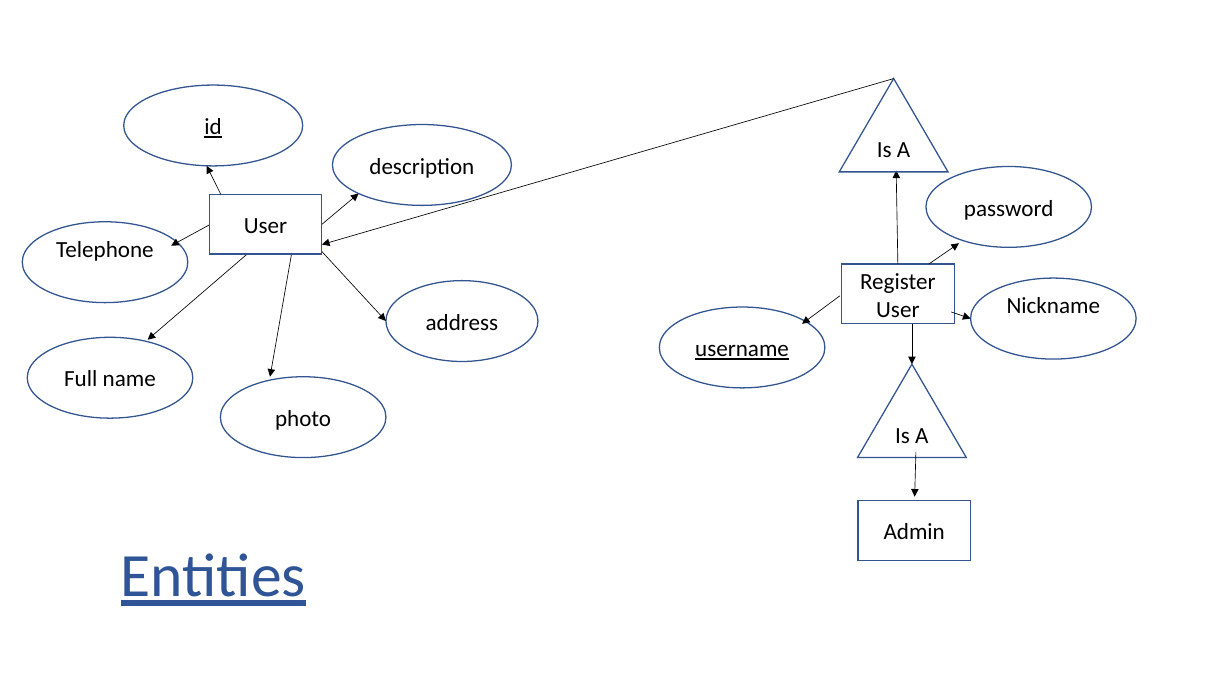
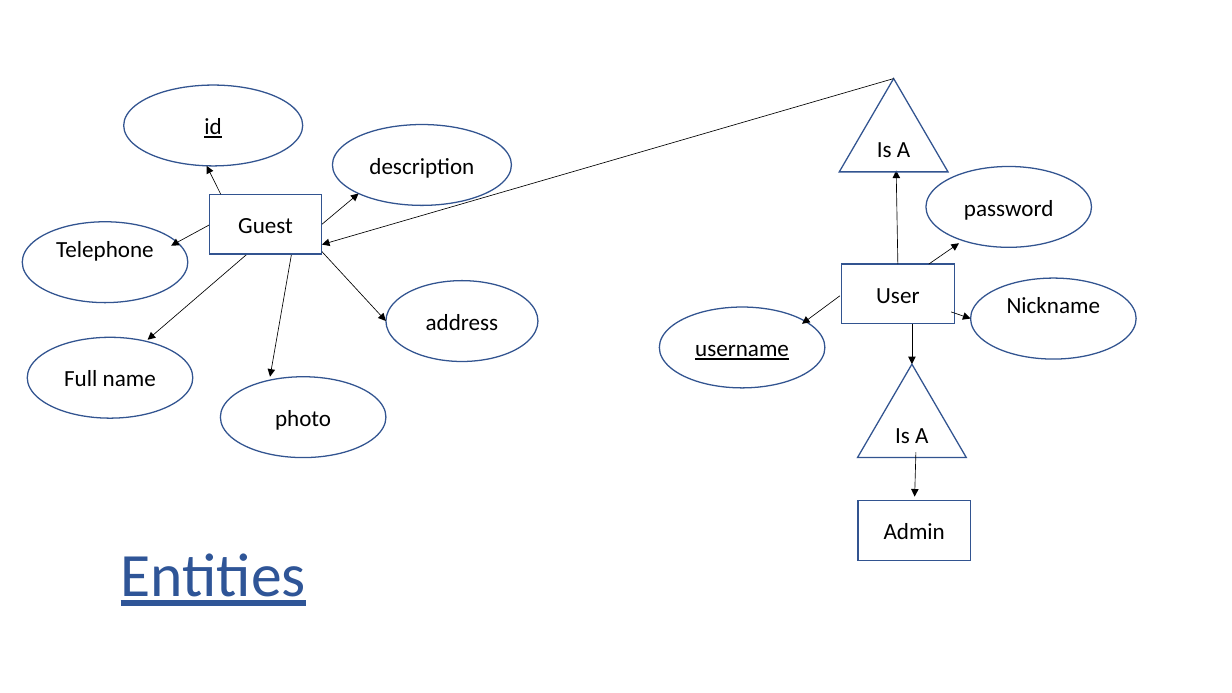
Before and after one commit to kamaln7/pik-a-book, a slide deck: slide 1 of ERD.pptx. Drawn at 1232x693 pixels with LibreOffice and Linux fonts; fonts in the diff are those of the drawing. Boxes give left, top, right and bottom in pixels: in the first picture for what was removed or moved away, otherwise in the second. Text is boxed around its words. In the diff, an @@ line names an element or a change of style, - is before the commit and + after.

```diff
--- a/ERD.pptx
+++ b/ERD.pptx
@@ text in rectangle at (238, 218, 293, 233): text changed @@
-User
+Guest
@@ text in rectangle at (876, 288, 919, 303): text changed @@
-Register User
+User
```
Also in this commit, not shown: 3 other slides changed, 1 slide added.
